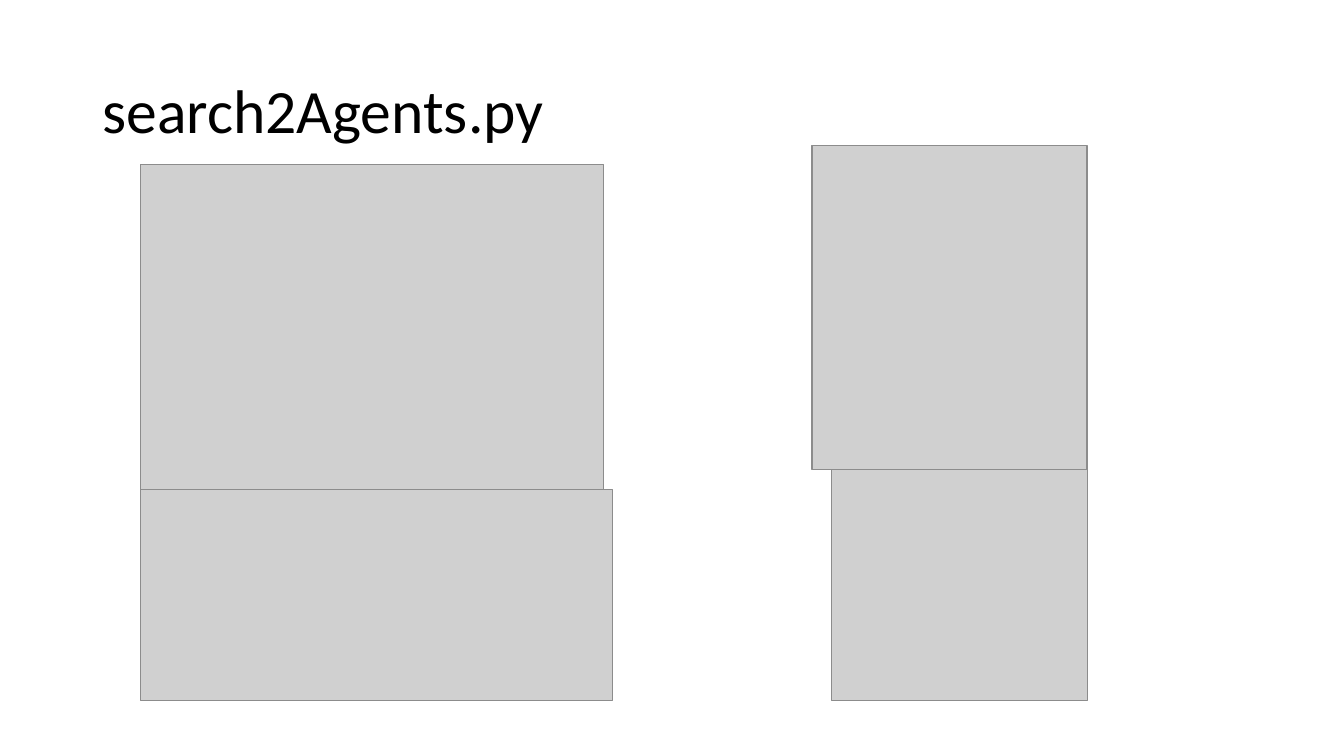
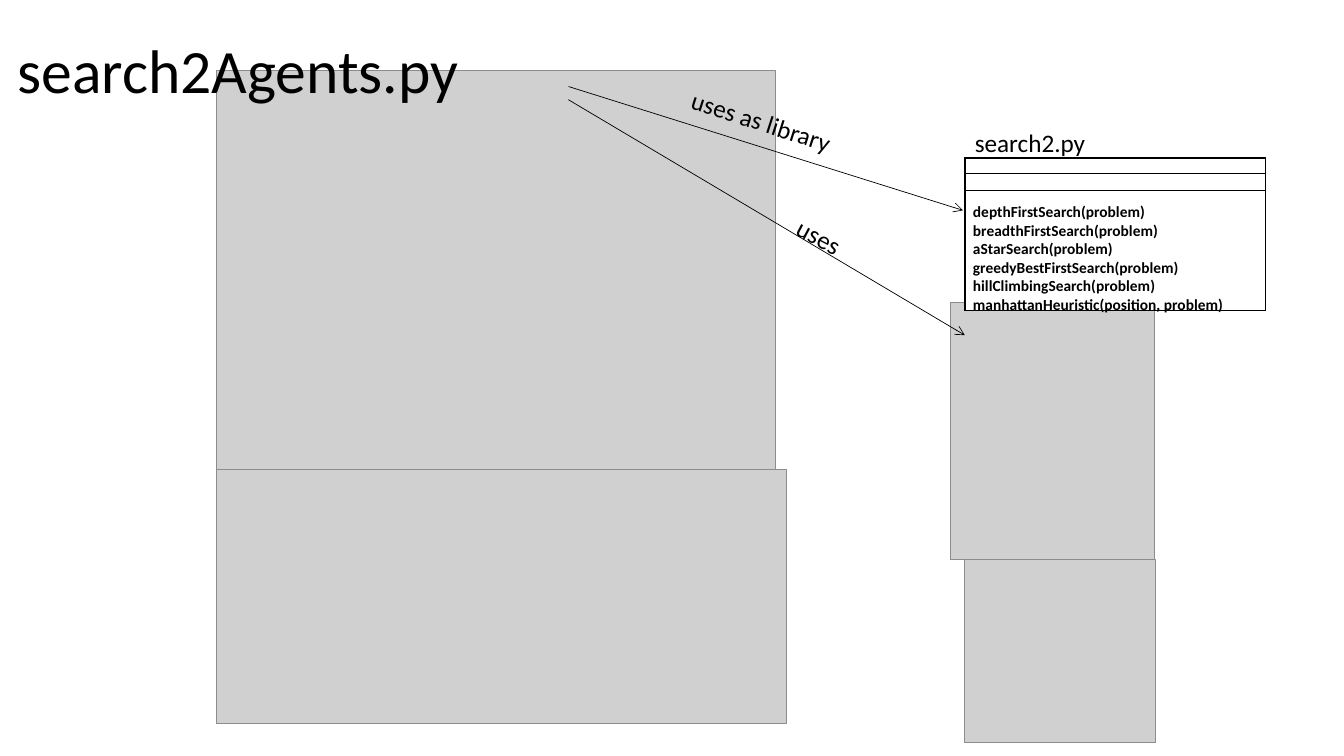
Before and after one commit to edbkei/MO416AI, a slide deck: slide 9 of Prototype3/modelingClasses.pptx. Drawn at 1344x756 pixels with LibreOffice and Linux fonts; fonts in the diff are those of the drawing; grey boxes stand for pictures. Boxes give left, top, right and bottom in pixels: in the first picture for what was removed or moved away, otherwise in the second. Text is boxed around its words. In the diff, an @@ line names an element or a change of style, - is before the commit and + after.

```diff
--- a/Prototype3/modelingClasses.pptx
+++ b/Prototype3/modelingClasses.pptx
@@ title "search2Agents.py": place and size @@
-title "search2Agents.py" at box(102, 90, 543, 144)
+title "search2Agents.py" at box(17, 50, 458, 107)
@@ picture: place and size @@
-picture at box(140, 164, 604, 497)
+picture at box(217, 71, 776, 473)
@@ arrow added from (569, 87) to (963, 211), #000000 0.5 pt @@
@@ arrow added from (569, 100) to (965, 336), #000000 0.5 pt @@
@@ text added at box(690, 97, 759, 129), 18 pt, text #000000 @@
+uses as library
@@ text added at box(975, 134, 1085, 159), 18 pt, text #000000 @@
+search2.py
@@ rectangle added at box(965, 158, 1265, 311), fill #FFFFFF, outline #000000 1 pt @@
@@ line added from (965, 173) to (1265, 173), #000000 0.5 pt @@
@@ text added at box(781, 203, 1066, 380), 18 pt, text #000000 @@
+uses
@@ line added from (965, 190) to (1265, 190), #000000 0.5 pt @@
@@ text added at box(973, 205, 1223, 315), 11 pt, text #000000, bold @@
+depthFirstSearch(problem)
+breadthFirstSearch(problem)
+aStarSearch(problem)
+greedyBestFirstSearch(problem)
+hillClimbingSearch(problem)
+manhattanHeuristic(position, problem)
@@ picture: place and size @@
-picture at box(813, 145, 1088, 470)
+picture at box(951, 302, 1155, 560)
@@ picture: place and size @@
-picture at box(140, 490, 612, 701)
+picture at box(217, 470, 787, 724)
@@ picture: place and size @@
-picture at box(832, 470, 1088, 701)
+picture at box(965, 560, 1155, 742)
```
Also in this commit, not shown: 2 other files.
